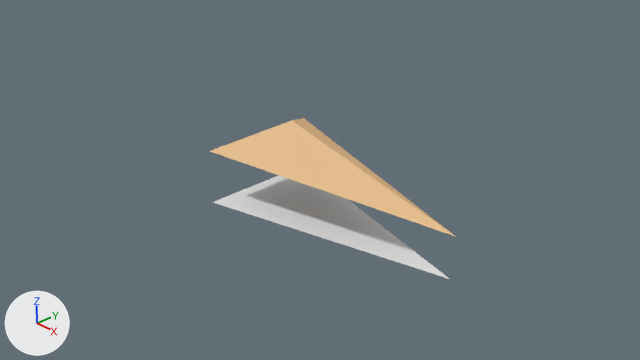
The Blender file src/3d/ship01.blend: old version first, new version second.
Before and after are seen from the file's camera 'Camera'. Lighting does not change. The marker at lower left points along +X, +Y and +Z.

Names of what the first picture shows: '2d.ship01', 'ship01'.
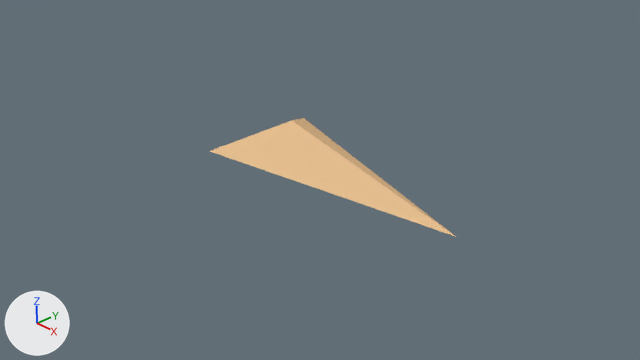
Boxes [x1, y1, x2, y2] around the edits, measured in the pictures (640 x 360 px):
```json
{"object": "2d.ship01", "change": "deleted", "before": [213, 175, 450, 279]}
```

Scene script edits in JSON lines:
```json
{"op": "remove", "block": "ob_2d_ship01", "code": ["ob_2d_ship01 = bpy.data.objects.new('2d.ship01', me_cube_001)", "ob_2d_ship01.location = (-0.02, 0.02, 2.0)"]}
```
